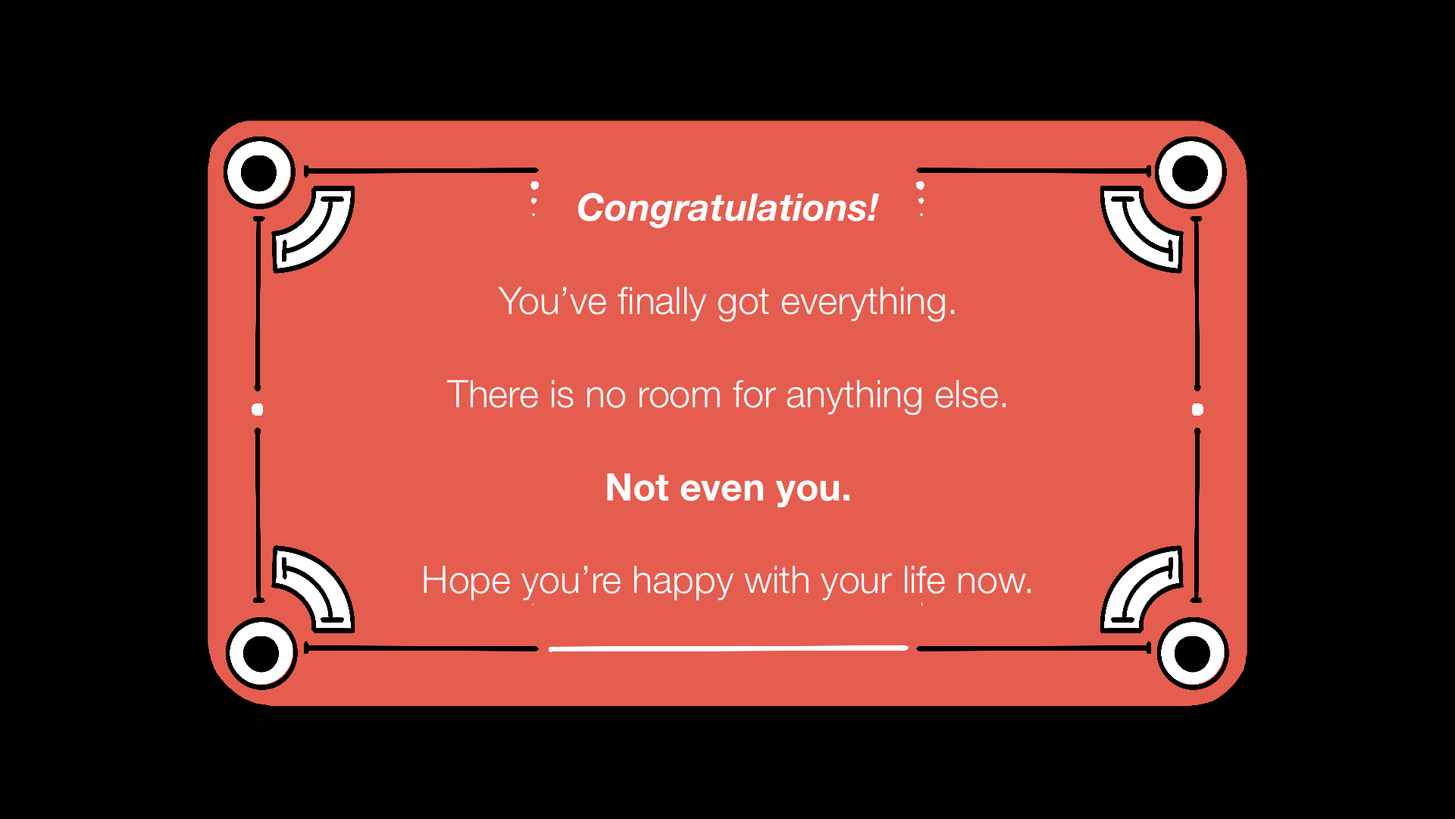
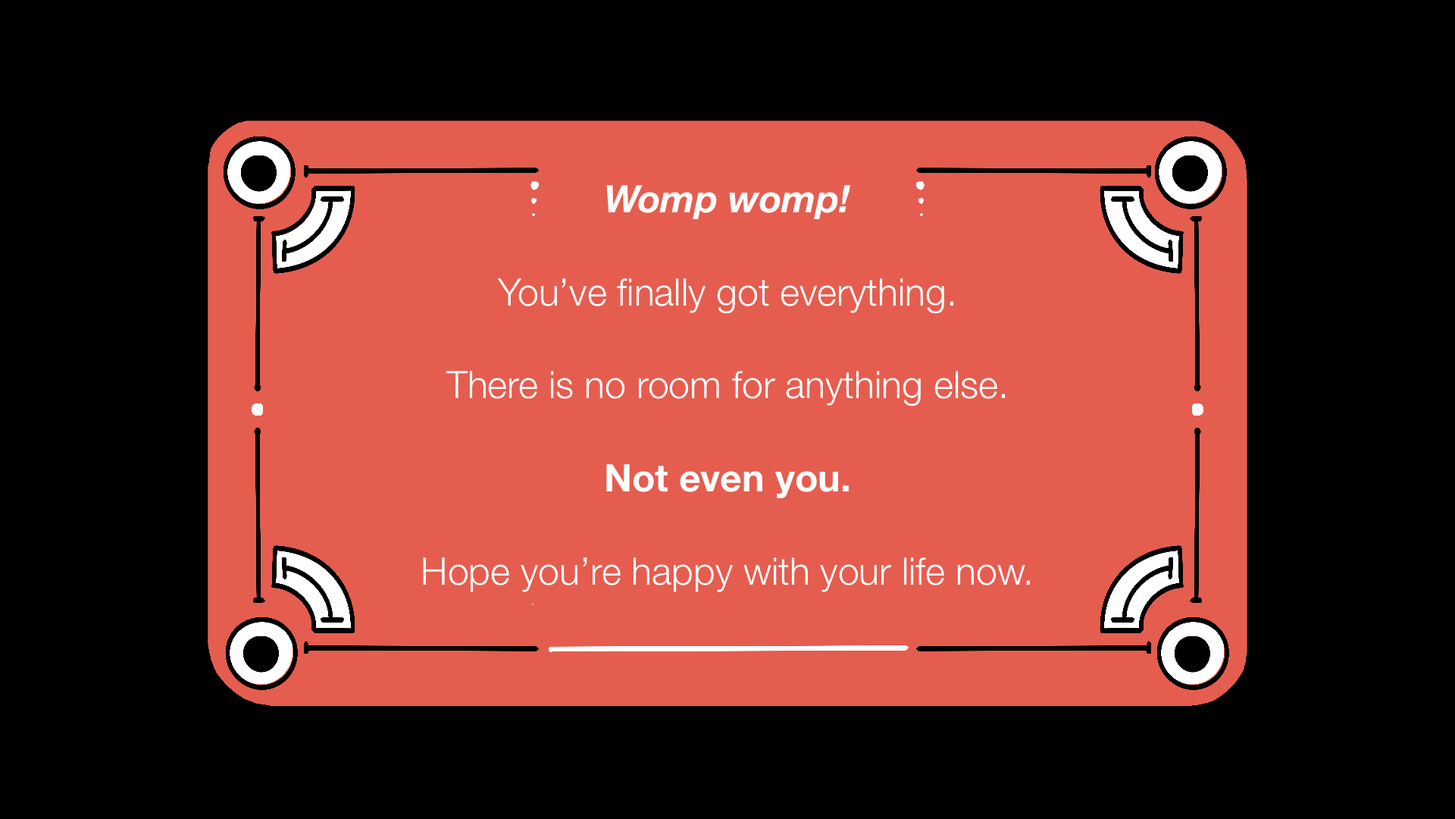
Revision of a layered 1455x819 image; what changed, layer by layer:
painted on "Congratulations! You’ve finally got everything. There is no room for anything e…" over (422, 184, 1032, 601)
painted on "Layer 8" over (920, 601, 924, 606)
